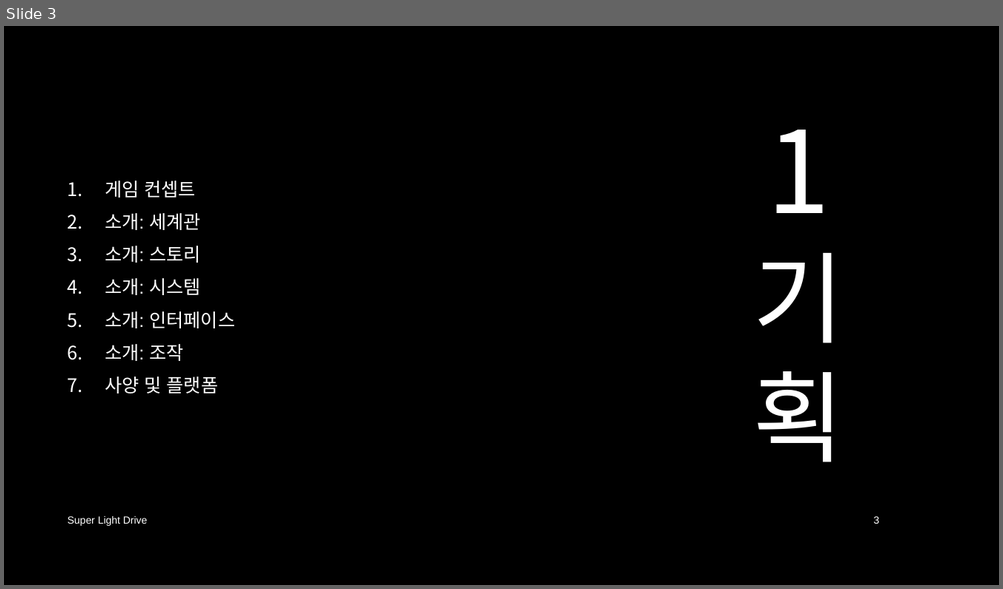
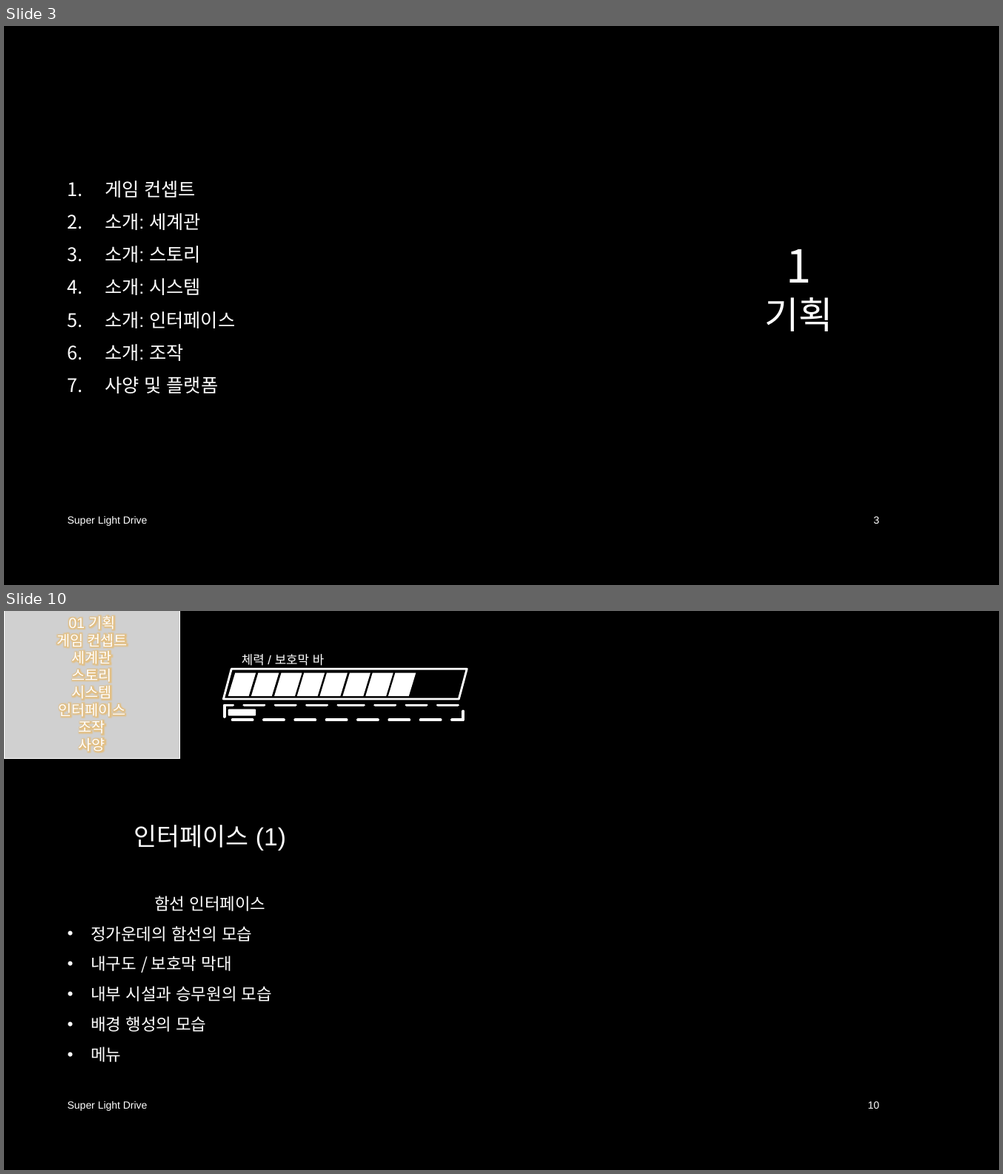
Before and after one commit to iconstudio/2017-Platformer, a slide deck: slides/SuperLightDrive_20171228.pptx. Shown one above the other, each under a label of ours: slide 3 before the commit, slides 3 and 10 after it; the slides between them are not shown. The pictures are 1003x589 and 1003x1174 pixels, drawn with LibreOffice and Linux fonts; fonts in the diff are those of the drawing; grey boxes stand for pictures; background and template pictures are left out. Boxes give left, top, right and bottom in pixels: in the first picture for what was removed or moved away, otherwise in the second. Text is boxed around its words. In the diff, an @@ line names an element or a change of style, - is before the commit and + after.

```diff
--- a/slides/SuperLightDrive_20171228.pptx
+++ b/slides/SuperLightDrive_20171228.pptx
@@ slide 10 added at (4, 611, 999, 1170), background picture (left out) @@
@@ picture added at (4, 611, 180, 759), 14 pt, text #FFFFFF @@
+01 기획
+게임 컨셉트
+세계관
+스토리
+시스템
+인터페이스
+조작
+사양
@@ group added at (223, 654, 466, 720): 9 parallelograms, 1 rectangle, 1 rounded rectangle, 1 text @@
+체력 / 보호막 바
@@ title added at (134, 825, 286, 851), 24 pt, text #FFFFFF @@
+인터페이스 (1)
@@ text added at (91, 896, 272, 1062), 16 pt, text #FFFFFF @@
+함선 인터페이스
+• 정가운데의 함선의 모습
+• 내구도 / 보호막 막대
+• 내부 시설과 승무원의 모습
+• 배경 행성의 모습
+• 메뉴
@@ text added at (68, 1102, 148, 1111), 10 pt, text #FFFFFF @@
+Super Light Drive
@@ page number added at (868, 1102, 879, 1109), 10 pt, text #FFFFFF @@
+10
@@ slide 3 changed as well @@
@@ title at (764, 249, 833, 332): text changed; size 96 to 36 pt @@
-1기획
+1
+기획
```
Also in this commit, not shown: 3 other slides changed, 16 other slides added.
